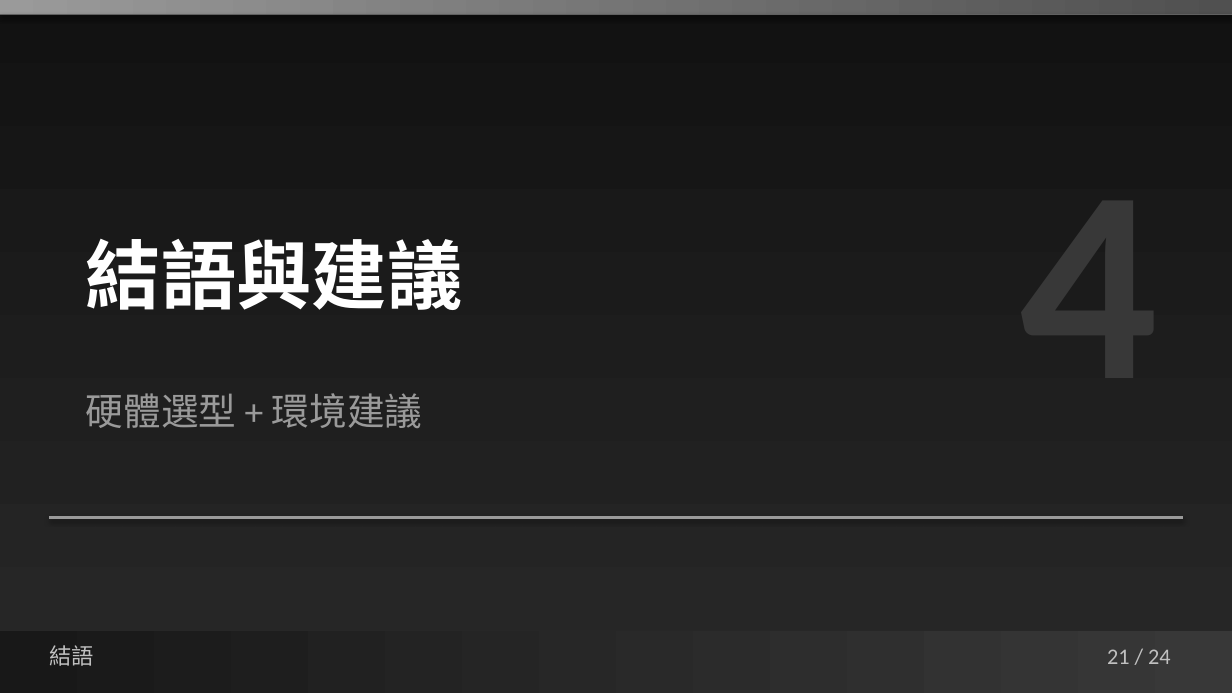
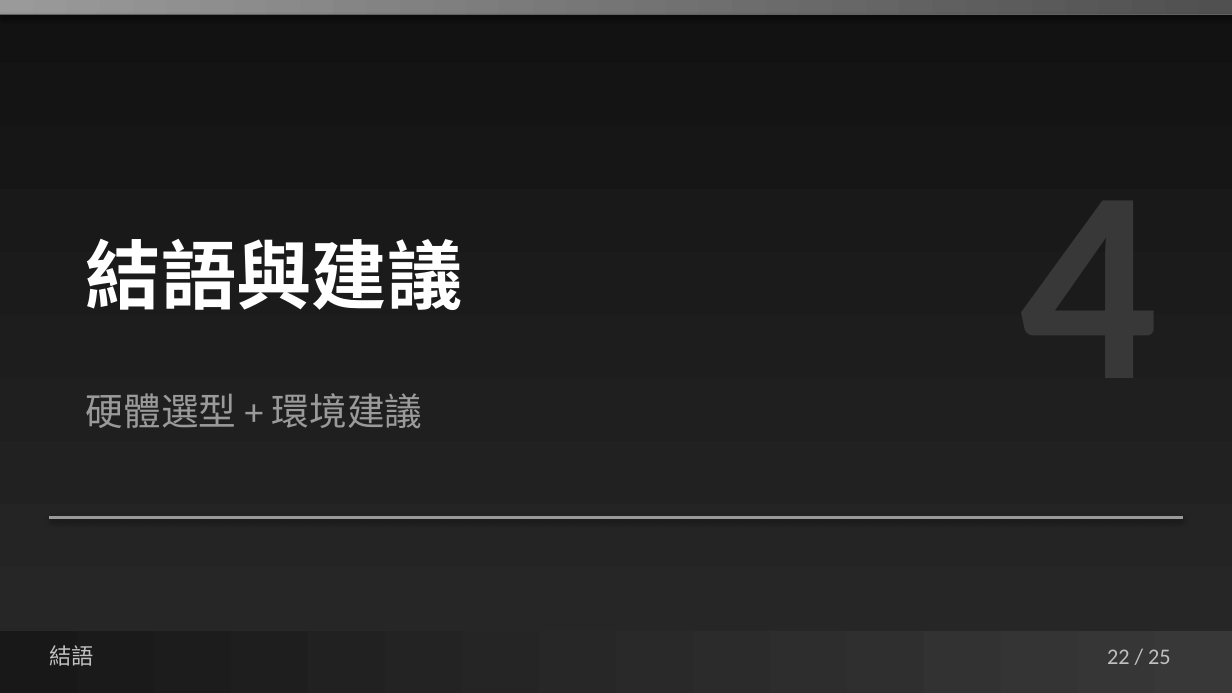
Before and after one commit to jacky92219-cell/network-ppt-project, a slide deck: slide 22 of output/network-card-csi-v5.1.pptx (slide 21 before the commit). Drawn at 1232x693 pixels with LibreOffice and Linux fonts; fonts in the diff are those of the drawing. Boxes give left, top, right and bottom in pixels: in the first picture for what was removed or moved away, otherwise in the second. Text is boxed around its words. In the diff, an @@ line names an element or a change of style, - is before the commit and + after.

```diff
--- a/output/network-card-csi-v5.1.pptx
+++ b/output/network-card-csi-v5.1.pptx
@@ text at [1107,649,1171,664]: text changed @@
-21 / 24
+22 / 25
```
Also in this commit, not shown: 23 other slides changed, 1 slide added, 3 other files.
